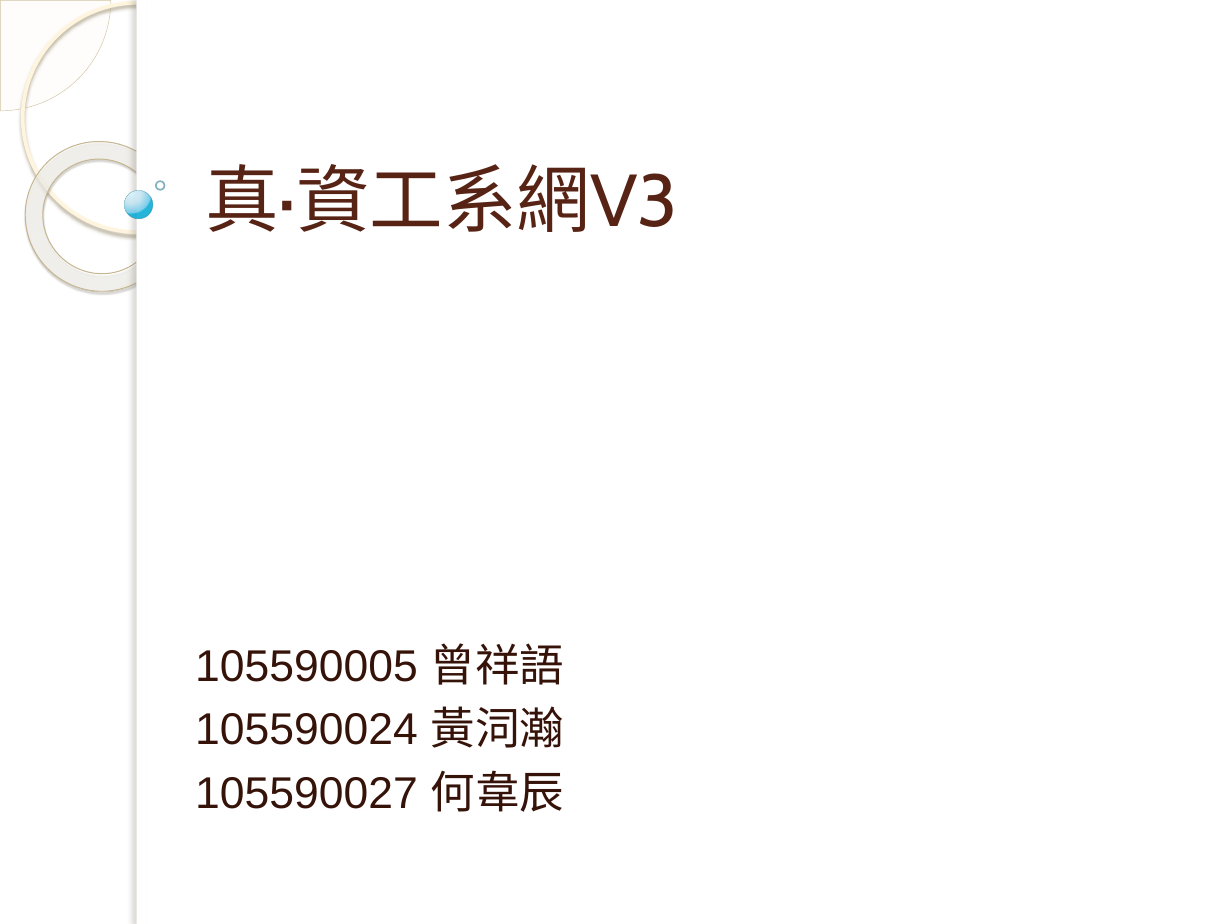
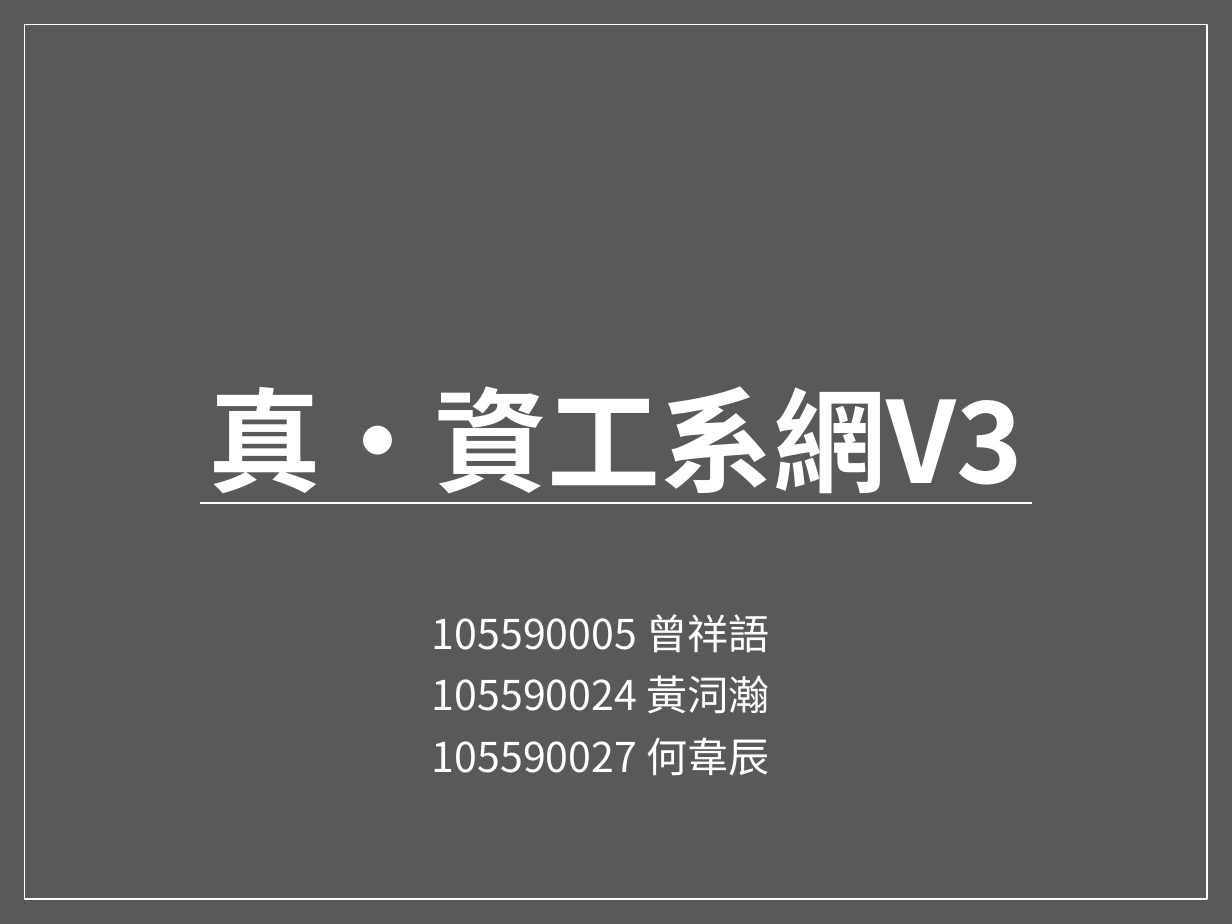
Before and after one commit to asdzxc55888/F2E-project, a slide deck: slide 1 of F2E MID/真·資工系網V3.pptx. Drawn at 1232x924 pixels with LibreOffice and Linux fonts; fonts in the diff are those of the drawing; background and template pictures are left out. Boxes give left, top, right and bottom in pixels: in the first picture for what was removed or moved away, otherwise in the second. Text is boxed around its words. In the diff, an @@ line names an element or a change of style, - is before the commit and + after.

```diff
--- a/F2E MID/真·資工系網V3.pptx
+++ b/F2E MID/真·資工系網V3.pptx
@@ background picture (left out) to #595959 @@
@@ pie slice (boxed as its full ellipse) removed at [0,0,111,111] @@
@@ ellipse removed at [22,2,251,232] @@
@@ rectangle: place and size @@
-rectangle at [137,0,1232,924]
+rectangle at [25,25,1207,899]
@@ rectangle at [25,25,1207,899]: fill #FFFFFF to #595959; outline none to #FFFFFF 1 pt @@
@@ rectangle removed at [137,0,147,924] @@
@@ donut removed at [0,111,206,322] @@
@@ title "真·資工系網V3": place and size @@
-title "真·資工系網V3" at [205,164,678,232]
+title "真·資工系網V3" at [209,386,1023,504]
@@ title "真·資工系網V3" at [209,386,1023,504]: size 43 to 66 pt, font Cabin to Noto Sans CJK SC, text colour #572314 to #FFFFFF, bold on; alignment left to centre; line spacing 1 to 0.85 @@
@@ ellipse removed at [124,191,153,219] @@
@@ ellipse removed at [156,181,165,190] @@
@@ line added from (200, 503) to (1031, 503), #FFFFFF 0.79 pt @@
@@ subtitle "105590005 曾祥語": place and size @@
-subtitle "105590005 曾祥語" at [195,643,564,812]
+subtitle "105590005 曾祥語" at [432,614,769,775]
@@ subtitle "105590005 曾祥語" at [432,614,769,775]: size 26 to 24 pt, font Arial to Noto Sans CJK SC, text colour #361309 to #FFFFFF; alignment left to centre; indent changed; line spacing 1 to 0.9; more space between paragraphs @@
```
Also in this commit, not shown: 9 other slides changed, 4 slides added, 8 slides removed.
